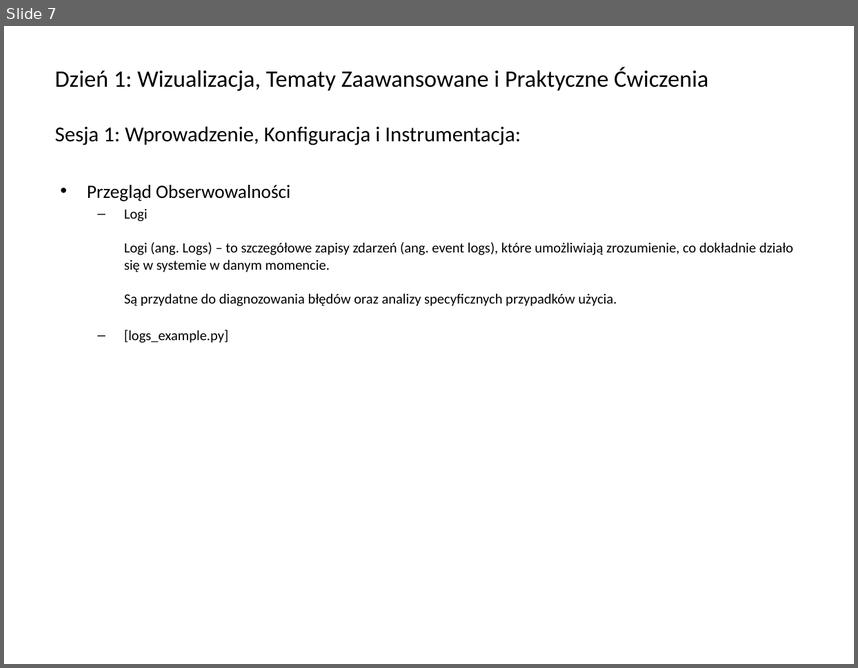
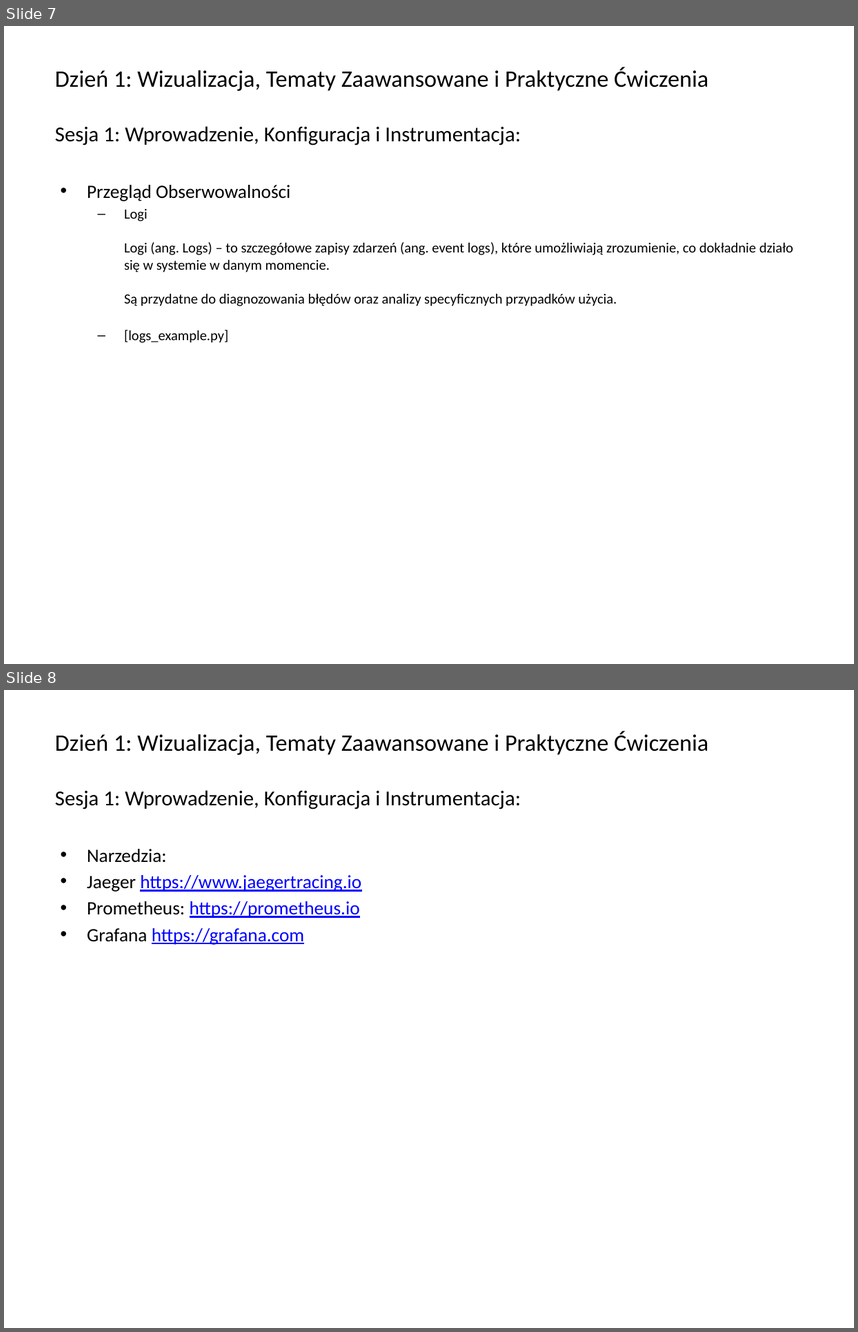
Before and after one commit to Kapsztajn/otel_training_python, a slide deck: otel teoria/Day 1 session 1.1 Przeglad Obserwowalnosci.pptx. Shown one above the other, each under a label of ours: slide 7 before the commit, slides 7 and 8 after it. The pictures are 858x668 and 858x1332 pixels, drawn with LibreOffice and Linux fonts; fonts in the diff are those of the drawing. Boxes give left, top, right and bottom in pixels: in the first picture for what was removed or moved away, otherwise in the second. Text is boxed around its words. In the diff, an @@ line names an element or a change of style, - is before the commit and + after.

```diff
--- a/otel teoria/Day 1 session 1.1 Przeglad Obserwowalnosci.pptx
+++ b/otel teoria/Day 1 session 1.1 Przeglad Obserwowalnosci.pptx
@@ slide 8 added at (4,690,854,1328), background #FFFFFF @@
@@ title added at (55,731,708,809), 20 pt, text #000000 @@
+Dzień 1: Wizualizacja, Tematy Zaawansowane i Praktyczne Ćwiczenia
+Sesja 1: Wprowadzenie, Konfiguracja i Instrumentacja:
@@ text added at (87,849,361,945), 16 pt, text #0000FF, underline @@
+• Narzedzia:
+• Jaeger https://www.jaegertracing.io
+• Prometheus: https://prometheus.io
+• Grafana https://grafana.com
```
Also in this commit, not shown: 1 slide changed, 23 other files.
